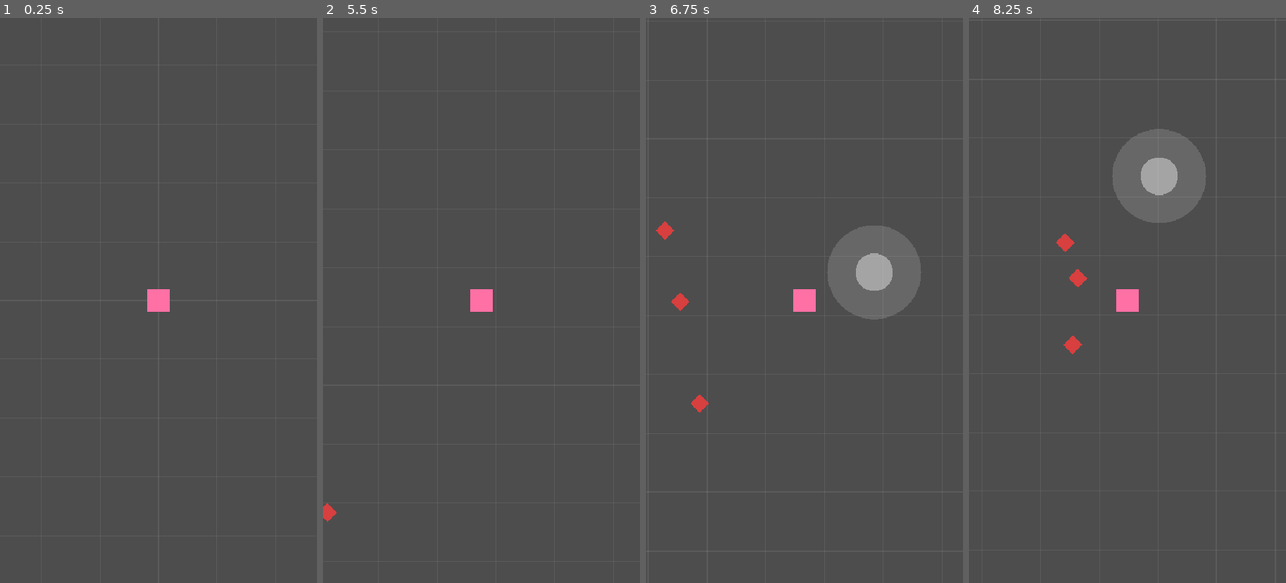
Above: before the commit, frames 1-4 (left to right).
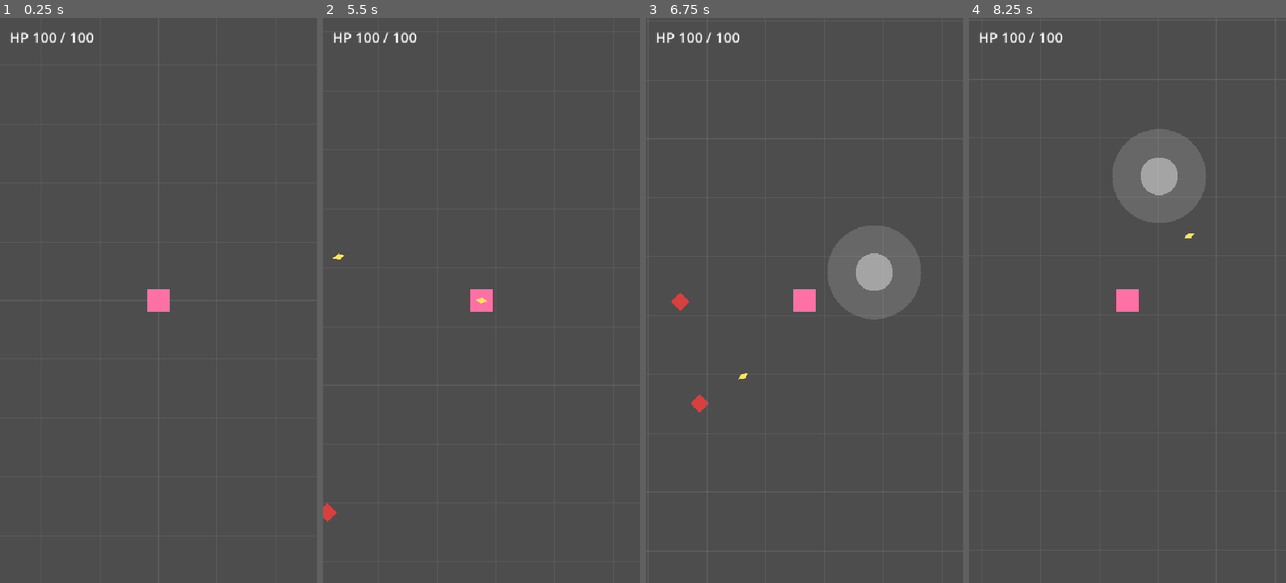
Above: after the commit, the same moments.

Repository: GetseDev/goddess-trial
Game: Godot game, scene res://scenes/main/main.tscn
Two runs of this game, one before a commit and one after it. Both use one fixed random seed, a clock stepped at 60 frames per second and the inputs below.
Inputs (mouse positions are in pixels of both pictures, inside the frame that each line leads up to):
- Up to frame 1 (0.25 s): no input
- Up to frame 2 (5.5 s): tap Enter (ui_accept) at 0.5, 0.77, 1.07, 1.25, 2.75, 3.77, 4.07, 4.25 s; move the mouse to (551, 272) at 0.52 s; hold Right (ui_right) 0.53-1.25 s; click (551, 272) at 0.67 s; drag from (418, 328) to (465, 413) at 1.27 s; move the mouse to (513, 176) at 2.02 s; hold Right (ui_right) 2.03-2.75 s; click (513, 176) at 2.17 s; drag from (465, 413) to (386, 215) at 2.77 s; move the mouse to (576, 385) at 3.52 s; hold Left (ui_left) 3.53-4.25 s; click (576, 385) at 3.67 s; drag from (386, 215) to (433, 159) at 4.27 s; move the mouse to (497, 300) at 5.02 s; hold Down (ui_down) from 5.03 s (still down); click (497, 300) at 5.17 s
- Up to frame 3 (6.75 s): release Down (ui_down) at 5.75 s; drag from (756, 159) to (741, 328) at 5.77 s; move the mouse to (874, 272) at 6.52 s; hold Up (ui_up) from 6.53 s (still down); click (874, 272) at 6.67 s
- Up to frame 4 (8.25 s): tap Enter (ui_accept) at 6.77, 7.07 s; release Up (ui_up) at 7.25 s; drag from (1064, 328) to (1035, 475) at 7.27 s; move the mouse to (1159, 176) at 8.02 s; hold Down (ui_down) from 8.03 s (still down); click (1159, 176) at 8.17 s

The runs differ from the first frame. In frame 1, 0.2% of the frame differs, in the area x 3-30%, y 2-5%; in frame 2, 0.3%; in frame 3, 0.3%; in frame 4, 0.5%, in the area x 3-72%, y 2-60%.

Commit message:
feat: add health, contact damage, auto-attack projectiles and HUD
HealthComponent, Hurtbox and AutoAttackComponent in scripts/components,
pooled Projectile, enemy health and despawn on defeat, HP label in the
HUD and named physics layers 1-4. Player death restarts the scene
(placeholder).

Co-Authored-By: Claude Sonnet 5.5 <noreply@anthropic.com>

Diff:
--- a/project.godot
+++ b/project.godot
@@ -35,6 +35,13 @@
 
 pointing/emulate_touch_from_mouse=true
 
+[layer_names]
+
+2d_physics/layer_1="player"
+2d_physics/layer_2="enemy"
+2d_physics/layer_3="player_attack"
+2d_physics/layer_4="enemy_attack"
+
 [physics]
 
 3d/physics_engine="Jolt Physics"
--- a/scenes/enemies/enemy.gd
+++ b/scenes/enemies/enemy.gd
@@ -1,8 +1,12 @@
 ## Basic chasing enemy. Walks straight toward its target; stats come from EnemyData.
-## Talks to: EnemySpawner calls setup(); ObjectPool calls on_acquired()/on_released().
-## Combat (health, contact damage) is not implemented yet.
+## Talks to: EnemySpawner calls setup() and listens to `defeated`;
+## ObjectPool calls on_acquired()/on_released(); Hurtbox reads get_contact_damage();
+## Projectile calls take_damage().
 class_name Enemy
 extends Area2D
+
+## Emitted when hit points reach zero. The spawner returns the enemy to the pool.
+signal defeated(enemy: Enemy)
 
 ## Stats and look of this enemy. Set by setup().
 var data: EnemyData
@@ -10,13 +14,11 @@
 var _target: Node2D
 
 @onready var _body: Polygon2D = $Body
+@onready var _health: HealthComponent = $Health
 
 
-## Configures the enemy for a new life. Call right after ObjectPool.acquire().
-func setup(enemy_data: EnemyData, target: Node2D) -> void:
-	data = enemy_data
-	_target = target
-	_body.color = data.color
+func _ready() -> void:
+	_health.died.connect(func() -> void: defeated.emit(self))
 
 
 func _physics_process(delta: float) -> void:
@@ -27,12 +29,32 @@
 		global_position += to_target.normalized() * data.speed * delta
 
 
-## Pool hook: becomes detectable by other areas again.
+## Configures the enemy for a new life. Call right after ObjectPool.acquire().
+func setup(enemy_data: EnemyData, target: Node2D) -> void:
+	data = enemy_data
+	_target = target
+	_body.color = data.color
+	_health.setup(data.max_health)
+
+
+## Applies damage from an attack.
+func take_damage(amount: int) -> void:
+	_health.take_damage(amount)
+
+
+## Damage this enemy deals to the heroine on contact.
+func get_contact_damage() -> int:
+	return data.contact_damage
+
+
+## Pool hook: becomes targetable and detectable again.
 func on_acquired() -> void:
+	add_to_group("enemies")
 	set_deferred("monitorable", true)
 
 
-## Pool hook: stop being detected while idle in the pool.
+## Pool hook: leave the targeting group and stop being detected while idle.
 func on_released() -> void:
 	_target = null
+	remove_from_group("enemies")
 	set_deferred("monitorable", false)
--- a/scenes/enemies/enemy.tscn
+++ b/scenes/enemies/enemy.tscn
@@ -1,6 +1,7 @@
-[gd_scene load_steps=3 format=3]
+[gd_scene load_steps=4 format=3]
 
 [ext_resource type="Script" path="res://scenes/enemies/enemy.gd" id="1_enemy"]
+[ext_resource type="Script" path="res://scripts/components/health_component.gd" id="2_health"]
 
 [sub_resource type="CircleShape2D" id="CircleShape2D_body"]
 radius = 14.0
@@ -16,3 +17,6 @@
 
 [node name="CollisionShape2D" type="CollisionShape2D" parent="."]
 shape = SubResource("CircleShape2D_body")
+
+[node name="Health" type="Node" parent="."]
+script = ExtResource("2_health")
--- a/scenes/enemies/enemy_spawner.gd
+++ b/scenes/enemies/enemy_spawner.gd
@@ -1,5 +1,6 @@
 ## Spawns pooled enemies in a ring around the target at a fixed interval.
-## Talks to: Main sets `target`; call despawn() when an enemy dies or leaves.
+## Returns enemies to the pool when they are defeated.
+## Talks to: Main sets `target`; listens to Enemy.defeated.
 class_name EnemySpawner
 extends Node
 
@@ -37,6 +38,8 @@
 	if target == null or _active_count >= max_enemies:
 		return
 	var enemy: Enemy = _pool.acquire() as Enemy
+	if not enemy.defeated.is_connected(despawn):
+		enemy.defeated.connect(despawn)
 	enemy.setup(enemy_data, target)
 	enemy.global_position = target.global_position + Vector2.from_angle(randf() * TAU) * spawn_radius
 	_active_count += 1
--- a/scenes/main/main.gd
+++ b/scenes/main/main.gd
@@ -1,7 +1,8 @@
-## Root scene of the game. Wires UI input and enemy spawning to the player and
-## draws a placeholder grid so movement is visible. Contains no combat logic.
-## Talks to: TouchJoystick (signal) -> Player.set_touch_direction();
-## gives the Player to EnemySpawner as its chase target.
+## Root scene of the game. Wires UI input, enemy spawning and the HUD to the
+## player and draws a placeholder grid so movement is visible.
+## Talks to: TouchJoystick -> Player.set_touch_direction(); Player.health_changed
+## -> Hud.set_health(); gives the Player to EnemySpawner as its chase target.
+## Placeholder: when the heroine dies the scene simply restarts.
 extends Node2D
 
 ## Distance in pixels between grid lines.
@@ -11,12 +12,16 @@
 
 @onready var _player: Player = $Player
 @onready var _joystick: TouchJoystick = $UI/TouchJoystick
+@onready var _hud: Hud = $UI/Hud
 @onready var _spawner: EnemySpawner = $EnemySpawner
 
 
 func _ready() -> void:
 	_joystick.direction_changed.connect(_player.set_touch_direction)
+	_player.health_changed.connect(_hud.set_health)
+	_player.died.connect(_on_player_died)
 	_spawner.target = _player
+	_player.announce_health()
 
 
 func _draw() -> void:
@@ -24,3 +29,7 @@
 	for i: int in range(-GRID_HALF_SIZE, GRID_HALF_SIZE + 1, GRID_STEP):
 		draw_line(Vector2(i, -GRID_HALF_SIZE), Vector2(i, GRID_HALF_SIZE), color)
 		draw_line(Vector2(-GRID_HALF_SIZE, i), Vector2(GRID_HALF_SIZE, i), color)
+
+
+func _on_player_died() -> void:
+	get_tree().reload_current_scene.call_deferred()
--- a/scenes/main/main.tscn
+++ b/scenes/main/main.tscn
@@ -1,9 +1,10 @@
-[gd_scene load_steps=5 format=3]
+[gd_scene load_steps=6 format=3]
 
 [ext_resource type="Script" path="res://scenes/main/main.gd" id="1_main"]
 [ext_resource type="PackedScene" path="res://scenes/player/player.tscn" id="2_player"]
 [ext_resource type="PackedScene" path="res://scenes/ui/touch_joystick.tscn" id="3_joystick"]
 [ext_resource type="PackedScene" path="res://scenes/enemies/enemy_spawner.tscn" id="4_spawner"]
+[ext_resource type="PackedScene" path="res://scenes/ui/hud.tscn" id="5_hud"]
 
 [node name="Main" type="Node2D"]
 script = ExtResource("1_main")
@@ -14,4 +15,6 @@
 
 [node name="UI" type="CanvasLayer" parent="."]
 
+[node name="Hud" parent="UI" instance=ExtResource("5_hud")]
+
 [node name="TouchJoystick" parent="UI" instance=ExtResource("3_joystick")]
--- a/scenes/player/player.gd
+++ b/scenes/player/player.gd
@@ -1,13 +1,26 @@
 ## Heroine controller. Reads movement input and moves the body.
-## Talks to: receives the virtual joystick direction via set_touch_direction().
+## Talks to: receives the virtual joystick direction via set_touch_direction();
+## re-emits its HealthComponent signals so Main/HUD don't reach into children.
 ## Keyboard (arrow keys) is kept as a fallback for desktop testing.
 class_name Player
 extends CharacterBody2D
+
+## Emitted when hit points change (for the HUD).
+signal health_changed(current: int, maximum: int)
+## Emitted when hit points reach zero.
+signal died
 
 ## Movement speed in pixels per second.
 @export var speed: float = 300.0
 
 var _touch_direction: Vector2 = Vector2.ZERO
+
+@onready var _health: HealthComponent = $Health
+
+
+func _ready() -> void:
+	_health.health_changed.connect(health_changed.emit)
+	_health.died.connect(died.emit)
 
 
 func _physics_process(_delta: float) -> void:
@@ -18,6 +31,11 @@
 	move_and_slide()
 
 
+## Emits the current hit points so late listeners (HUD) can sync at startup.
+func announce_health() -> void:
+	health_changed.emit(_health.current_health, _health.max_health)
+
+
 ## Sets the joystick direction (length 0..1). Zero vector stops the heroine.
 func set_touch_direction(direction: Vector2) -> void:
 	_touch_direction = direction
--- a/scenes/player/player.tscn
+++ b/scenes/player/player.tscn
@@ -1,9 +1,17 @@
 [gd_scene format=3 uid="uid://cwe7owmorcybi"]
 
 [ext_resource type="Script" uid="uid://g8ilkdgdvs2c" path="res://scenes/player/player.gd" id="1_8afob"]
+[ext_resource type="Script" uid="uid://ckjc84fv1gpot" path="res://scripts/components/health_component.gd" id="2_health"]
+[ext_resource type="Script" uid="uid://bljns38yvrsll" path="res://scripts/components/hurtbox.gd" id="3_hurtbox"]
+[ext_resource type="Script" uid="uid://tffhn65b66n2" path="res://scripts/components/auto_attack_component.gd" id="4_attack"]
+[ext_resource type="Script" uid="uid://rtba7inwqfyd" path="res://scripts/components/object_pool.gd" id="5_pool"]
+[ext_resource type="PackedScene" path="res://scenes/projectiles/projectile.tscn" id="6_projectile"]
 
 [sub_resource type="RectangleShape2D" id="RectangleShape2D_dovo2"]
 size = Vector2(40, 40)
+
+[sub_resource type="CircleShape2D" id="CircleShape2D_hurt"]
+radius = 22.0
 
 [node name="Player" type="CharacterBody2D" unique_id=1506718833]
 script = ExtResource("1_8afob")
@@ -16,3 +24,28 @@
 shape = SubResource("RectangleShape2D_dovo2")
 
 [node name="Camera2D" type="Camera2D" parent="." unique_id=1971551324]
+
+[node name="Health" type="Node" parent="." unique_id=1756729751]
+script = ExtResource("2_health")
+max_health = 100
+
+[node name="Hurtbox" type="Area2D" parent="." unique_id=1082091195]
+collision_layer = 0
+collision_mask = 2
+script = ExtResource("3_hurtbox")
+health = NodePath("../Health")
+
+[node name="CollisionShape2D" type="CollisionShape2D" parent="Hurtbox" unique_id=976565607]
+shape = SubResource("CircleShape2D_hurt")
+
+[node name="AutoAttack" type="Node" parent="." unique_id=1541424011]
+script = ExtResource("4_attack")
+
+[node name="ProjectilePool" type="Node2D" parent="AutoAttack" unique_id=1694466827]
+top_level = true
+script = ExtResource("5_pool")
+scene = ExtResource("6_projectile")
+prewarm = 20
+
+[node name="AttackTimer" type="Timer" parent="AutoAttack" unique_id=1104279391]
+autostart = true
--- /dev/null
+++ b/scenes/projectiles/projectile.gd
@@ -0,0 +1,62 @@
+## Straight-flying projectile fired by the heroine. Pooled: never freed.
+## Damages the first area it touches that has take_damage(), then returns to its pool.
+## Talks to: AutoAttackComponent calls launch(); ObjectPool calls the hooks.
+class_name Projectile
+extends Area2D
+
+## Flight speed in pixels per second.
+@export var speed: float = 500.0
+## Seconds before an unused projectile returns to the pool.
+@export var lifetime: float = 1.5
+
+var _damage: int = 0
+var _direction: Vector2 = Vector2.RIGHT
+var _age: float = 0.0
+var _pool: ObjectPool
+var _spent: bool = false
+
+
+func _ready() -> void:
+	area_entered.connect(_on_area_entered)
+
+
+func _physics_process(delta: float) -> void:
+	global_position += _direction * speed * delta
+	_age += delta
+	if _age >= lifetime:
+		_recycle()
+
+
+## Starts the flight. Call right after ObjectPool.acquire().
+func launch(pool: ObjectPool, from: Vector2, direction: Vector2, damage: int) -> void:
+	_pool = pool
+	global_position = from
+	_direction = direction.normalized()
+	_damage = damage
+	rotation = _direction.angle()
+
+
+## Pool hook: reset flight state and start detecting hits.
+func on_acquired() -> void:
+	_age = 0.0
+	_spent = false
+	set_deferred("monitoring", true)
+
+
+## Pool hook: stop detecting while idle in the pool.
+func on_released() -> void:
+	set_deferred("monitoring", false)
+
+
+func _on_area_entered(area: Area2D) -> void:
+	if _spent or not area.has_method("take_damage"):
+		return
+	area.call("take_damage", _damage)
+	_recycle()
+
+
+func _recycle() -> void:
+	if _spent:
+		return
+	_spent = true
+	_pool.release(self)
--- /dev/null
+++ b/scenes/projectiles/projectile.tscn
@@ -0,0 +1,18 @@
+[gd_scene load_steps=3 format=3]
+
+[ext_resource type="Script" path="res://scenes/projectiles/projectile.gd" id="1_proj"]
+
+[sub_resource type="CircleShape2D" id="CircleShape2D_proj"]
+radius = 7.0
+
+[node name="Projectile" type="Area2D"]
+collision_layer = 4
+collision_mask = 2
+script = ExtResource("1_proj")
+
+[node name="Body" type="Polygon2D" parent="."]
+color = Color(1, 0.9, 0.35, 1)
+polygon = PackedVector2Array(10, 0, 0, 5, -10, 0, 0, -5)
+
+[node name="CollisionShape2D" type="CollisionShape2D" parent="."]
+shape = SubResource("CircleShape2D_proj")
--- /dev/null
+++ b/scenes/ui/hud.gd
@@ -0,0 +1,11 @@
+## In-run heads-up display. Presentation only: Main pushes values into it.
+## Talks to: nothing; Main connects Player.health_changed to set_health().
+class_name Hud
+extends Control
+
+@onready var _health_label: Label = $HealthLabel
+
+
+## Shows the heroine's hit points.
+func set_health(current: int, maximum: int) -> void:
+	_health_label.text = "HP %d / %d" % [current, maximum]
--- /dev/null
+++ b/scenes/ui/hud.tscn
@@ -0,0 +1,22 @@
+[gd_scene load_steps=2 format=3]
+
+[ext_resource type="Script" path="res://scenes/ui/hud.gd" id="1_hud"]
+
+[node name="Hud" type="Control"]
+layout_mode = 3
+anchors_preset = 15
+anchor_right = 1.0
+anchor_bottom = 1.0
+grow_horizontal = 2
+grow_vertical = 2
+mouse_filter = 2
+script = ExtResource("1_hud")
+
+[node name="HealthLabel" type="Label" parent="."]
+layout_mode = 0
+offset_left = 16.0
+offset_top = 16.0
+offset_right = 216.0
+offset_bottom = 48.0
+theme_override_font_sizes/font_size = 24
+text = "HP"
--- /dev/null
+++ b/scripts/components/auto_attack_component.gd
@@ -0,0 +1,43 @@
+## Fires projectiles automatically at the nearest enemy in range.
+## Expects its parent to be the Node2D that shoots, a child ObjectPool named
+## ProjectilePool (scene: Projectile) and a Timer named AttackTimer.
+## Talks to: enemies via the "enemies" group; Projectile.launch().
+class_name AutoAttackComponent
+extends Node
+
+## Seconds between shots.
+@export var attack_interval: float = 0.5
+## Maximum distance in pixels to a target.
+@export var attack_range: float = 400.0
+## Damage per projectile.
+@export var damage: int = 5
+
+@onready var _shooter: Node2D = get_parent() as Node2D
+@onready var _pool: ObjectPool = $ProjectilePool
+@onready var _timer: Timer = $AttackTimer
+
+
+func _ready() -> void:
+	_timer.wait_time = attack_interval
+	_timer.timeout.connect(_attack)
+
+
+func _attack() -> void:
+	var target: Node2D = _find_nearest_enemy()
+	if target == null:
+		return
+	var projectile: Projectile = _pool.acquire() as Projectile
+	var direction: Vector2 = target.global_position - _shooter.global_position
+	projectile.launch(_pool, _shooter.global_position, direction, damage)
+
+
+func _find_nearest_enemy() -> Node2D:
+	var nearest: Node2D = null
+	var best_distance: float = attack_range * attack_range
+	for node: Node in get_tree().get_nodes_in_group("enemies"):
+		var enemy: Node2D = node as Node2D
+		var distance: float = _shooter.global_position.distance_squared_to(enemy.global_position)
+		if distance < best_distance:
+			best_distance = distance
+			nearest = enemy
+	return nearest
--- /dev/null
+++ b/scripts/components/health_component.gd
@@ -0,0 +1,53 @@
+## Hit points for any entity (heroine, enemies, boss). Pure logic, no visuals.
+## Talks to: the owner listens to `health_changed` and `died`.
+class_name HealthComponent
+extends Node
+
+## Emitted after any change in hit points.
+signal health_changed(current: int, maximum: int)
+## Emitted once when hit points reach zero. Fires again only after reset().
+signal died
+
+## Maximum hit points.
+@export var max_health: int = 10
+
+## Current hit points.
+var current_health: int = 0
+
+var _dead: bool = false
+
+
+func _ready() -> void:
+	current_health = max_health
+
+
+## Sets a new maximum and refills hit points. Use when reusing pooled entities.
+func setup(new_max_health: int) -> void:
+	max_health = new_max_health
+	reset()
+
+
+## Refills hit points and clears the dead state.
+func reset() -> void:
+	current_health = max_health
+	_dead = false
+	health_changed.emit(current_health, max_health)
+
+
+## Applies damage. Ignored when already dead or `amount` is not positive.
+func take_damage(amount: int) -> void:
+	if _dead or amount <= 0:
+		return
+	current_health = maxi(current_health - amount, 0)
+	health_changed.emit(current_health, max_health)
+	if current_health == 0:
+		_dead = true
+		died.emit()
+
+
+## Restores hit points up to the maximum.
+func heal(amount: int) -> void:
+	if _dead or amount <= 0:
+		return
+	current_health = mini(current_health + amount, max_health)
+	health_changed.emit(current_health, max_health)
--- /dev/null
+++ b/scripts/components/hurtbox.gd
@@ -0,0 +1,24 @@
+## Area that receives contact damage from overlapping areas.
+## Damages `health` by the overlapping area's get_contact_damage(), then waits
+## `invulnerability_time` seconds before it can be hurt again.
+## Talks to: HealthComponent (assigned in the editor). Knows nothing about Enemy.
+class_name Hurtbox
+extends Area2D
+
+## Health that receives the damage.
+@export var health: HealthComponent
+## Seconds of immunity after taking a hit.
+@export var invulnerability_time: float = 0.6
+
+var _cooldown: float = 0.0
+
+
+func _physics_process(delta: float) -> void:
+	_cooldown = maxf(_cooldown - delta, 0.0)
+	if _cooldown > 0.0 or health == null:
+		return
+	for area: Area2D in get_overlapping_areas():
+		if area.has_method("get_contact_damage"):
+			health.take_damage(area.call("get_contact_damage"))
+			_cooldown = invulnerability_time
+			return
Not shown, added: scenes/projectiles/projectile.gd.uid
Not shown, added: scenes/ui/hud.gd.uid
Not shown, added: scripts/components/auto_attack_component.gd.uid
Not shown, added: scripts/components/health_component.gd.uid
Not shown, added: scripts/components/hurtbox.gd.uid
Not shown, changed: docs/design/arquitectura.md
